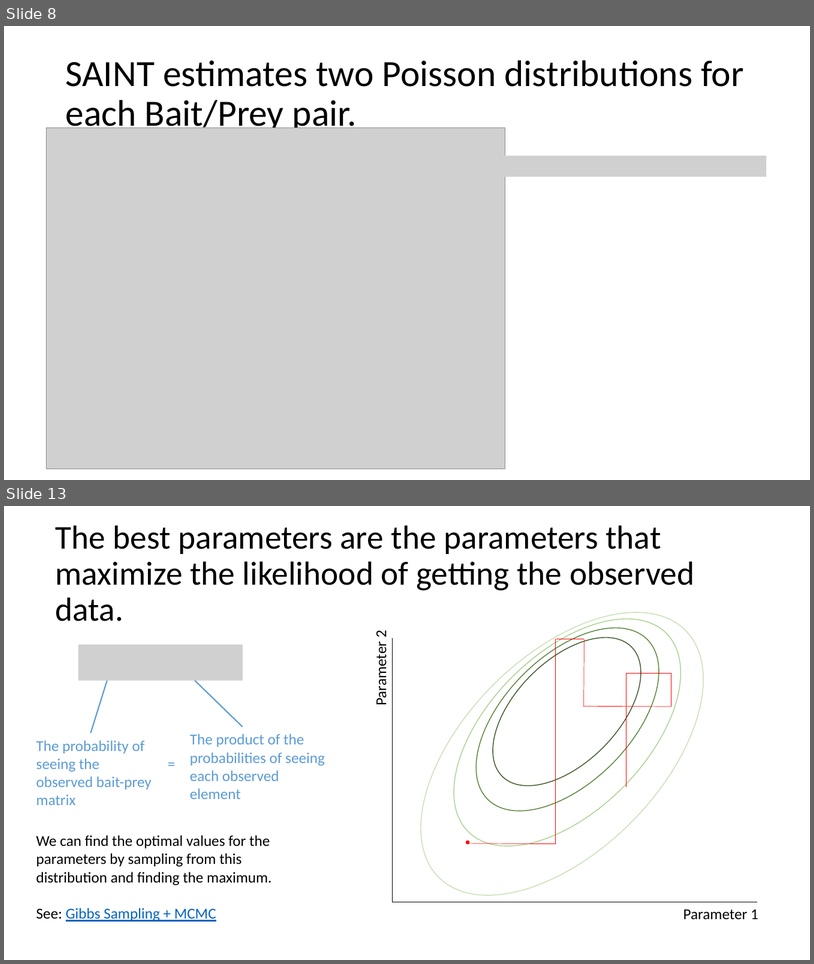
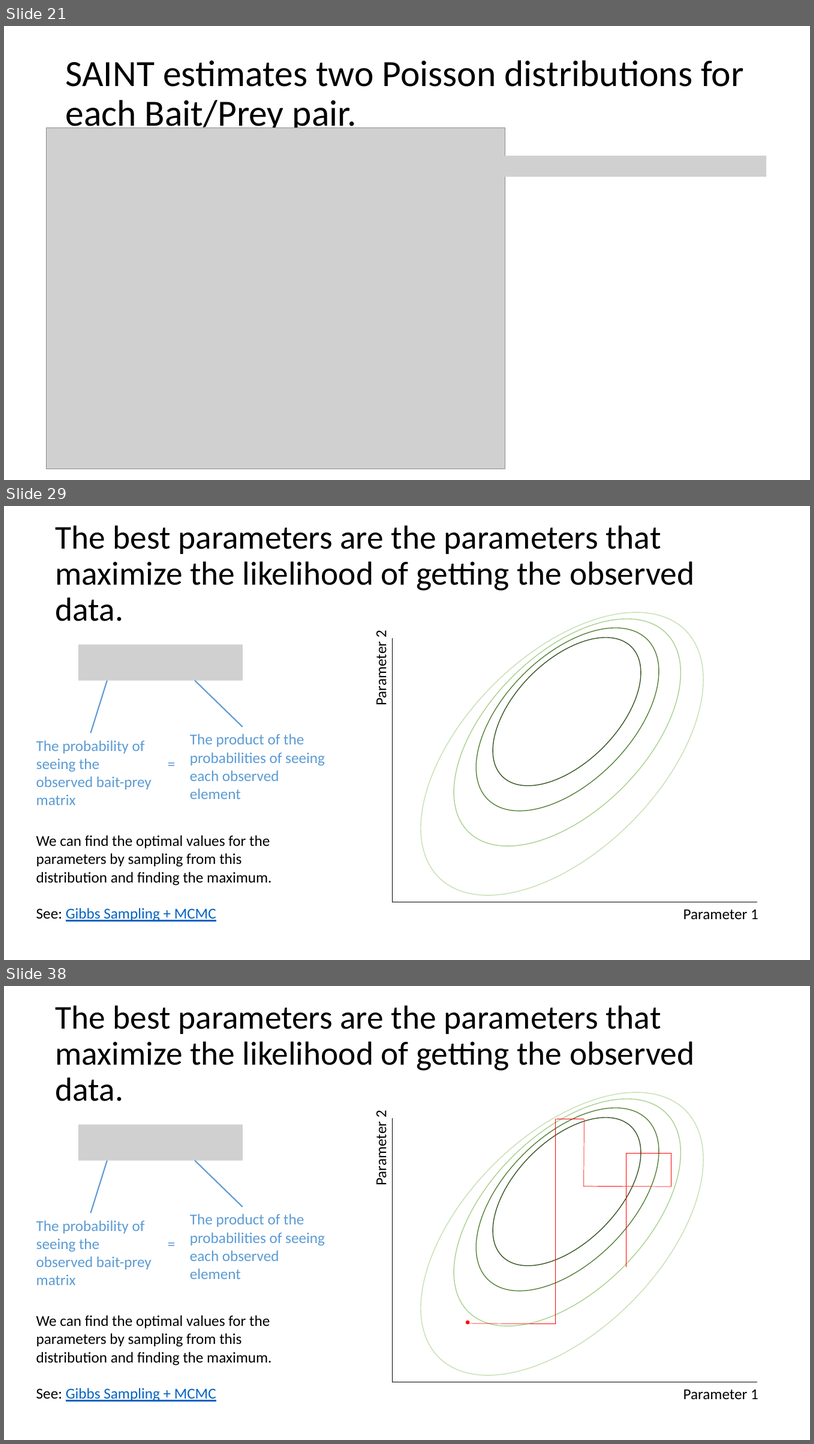
Before and after one commit to plutzer/majlab, a slide deck: SAINT-JC.pptx. Shown one above the other, each under a label of ours: slides 8 and 13 before the commit, slides 21, 29 and 38 after it; the slides between them are not shown. The pictures are 814x964 and 814x1444 pixels, drawn with LibreOffice and Linux fonts; fonts in the diff are those of the drawing; grey boxes stand for pictures. Boxes give left, top, right and bottom in pixels: in the first picture for what was removed or moved away, otherwise in the second. Text is boxed around its words. In the diff, an @@ line names an element or a change of style, - is before the commit and + after.

```diff
--- a/SAINT-JC.pptx
+++ b/SAINT-JC.pptx
@@ slide 29 added at (4,506,810,960), background #FFFFFF @@
@@ title added at (55,525,695,621), 39.6 pt, text #000000 @@
+The best parameters are the parameters that maximize the likelihood of getting the observed data.
@@ ellipse added at (370,561,755,946), outline #C5E0B4 1 pt @@
@@ ellipse added at (414,578,722,886), outline #A9D18E 1 pt @@
@@ ellipse added at (444,595,692,844), outline #548235 1 pt @@
@@ ellipse added at (467,611,668,813), outline #385723 1 pt @@
@@ text added at (372,631,390,704), 18 pt, text #000000 @@
+Parameter 2
@@ picture added at (78,645,243,680) @@
@@ line added from (392, 638) to (392, 901), #000000 0.5 pt @@
@@ line added from (90, 733) to (107, 680), #5B9BD5 1.5 pt @@
@@ line added from (243, 727) to (195, 680), #5B9BD5 1.5 pt @@
@@ text added at (190,733,325,799), 18 pt, text #5B9BD5 @@
+The product of the probabilities of seeing each observed element
@@ text added at (36,740,152,805), 18 pt, text #5B9BD5 @@
+The probability of seeing the = observed bait-prey matrix
@@ text added at (36,835,272,921), 18 pt, text #000000 @@
+We can find the optimal values for the parameters by sampling from this distribution and finding the maximum.
+See: Gibbs Sampling + MCMC
@@ line added from (758, 901) to (392, 901), #000000 0.5 pt @@
@@ text added at (684,909,759,919), 18 pt, text #000000 @@
+Parameter 1
@@ what was slide 8 is now slide 21 @@
@@ what was slide 13 is now slide 38 @@
```
Also in this commit, not shown: 6 slides changed, 28 other slides added.
